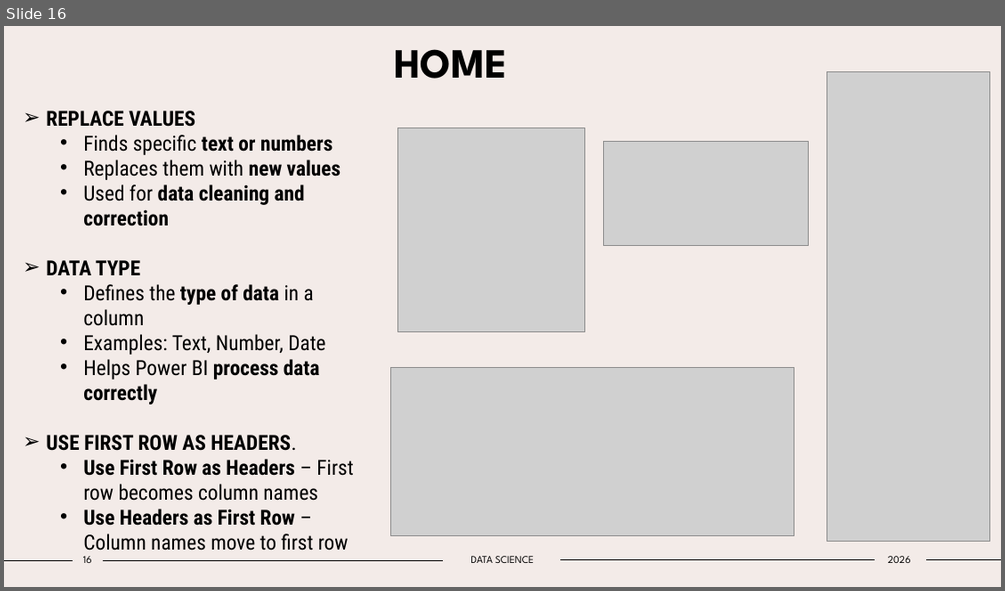
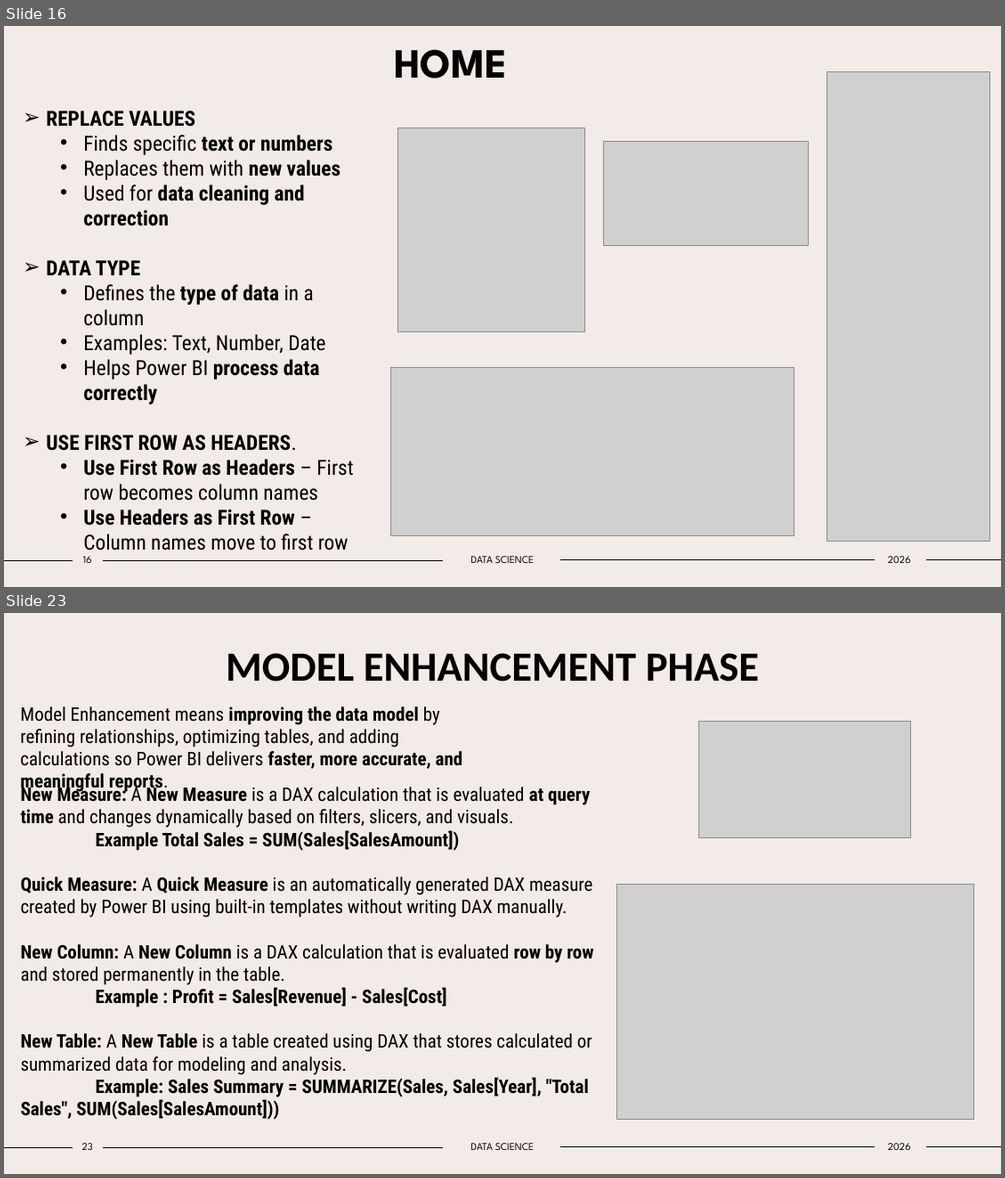
Before and after one commit to Tejas-Santosh-Nalawade/Data-Science-Internship, a slide deck: PPT/POWER_BI.pptx. Shown one above the other, each under a label of ours: slide 16 before the commit, slides 16 and 23 after it; the slides between them are not shown. The pictures are 1005x591 and 1005x1178 pixels, drawn with LibreOffice and Linux fonts; fonts in the diff are those of the drawing; grey boxes stand for pictures. Boxes give left, top, right and bottom in pixels: in the first picture for what was removed or moved away, otherwise in the second. Text is boxed around its words. In the diff, an @@ line names an element or a change of style, - is before the commit and + after.

Commit message:
Week 2 AND Week 3 work Data Modeling and DAX and Power BI

```diff
--- a/PPT/POWER_BI.pptx
+++ b/PPT/POWER_BI.pptx
@@ slide 23 added at (x1=4, y1=613, x2=1001, y2=1174), background #F3EBE8; not listed: 4 template elements that a slide beside it also shows @@
@@ title added at (x1=226, y1=653, x2=759, y2=682), 40 pt, text #000000, bold @@
+MODEL ENHANCEMENT PHASE
@@ text added at (x1=20, y1=706, x2=463, y2=794), 18 pt, text #000000 @@
+Model Enhancement means improving the data model by refining relationships, optimizing tables, and adding calculations so Power BI delivers faster, more accurate, and meaningful reports.
@@ picture added at (x1=699, y1=721, x2=911, y2=837) @@
@@ text added at (x1=21, y1=784, x2=593, y2=1119), 18 pt, text #000000 @@
+New Measure: A New Measure is a DAX calculation that is evaluated at query time and changes dynamically based on filters, slicers, and visuals.
+Example Total Sales = SUM(Sales[SalesAmount])
+Quick Measure: A Quick Measure is an automatically generated DAX measure created by Power BI using built-in templates without writing DAX manually.
+New Column: A New Column is a DAX calculation that is evaluated row by row and stored permanently in the table.
+Example : Profit = Sales[Revenue] - Sales[Cost]
+New Table: A New Table is a table created using DAX that stores calculated or summarized data for modeling and analysis.
+Example: Sales Summary = SUMMARIZE(Sales, Sales[Year], "Total Sales", SUM(Sales[SalesAmount]))
@@ picture added at (x1=616, y1=884, x2=974, y2=1119) @@
@@ page number added at (x1=82, y1=1143, x2=93, y2=1150), 10 pt, text #000000 @@
+23
@@ text added at (x1=471, y1=1143, x2=534, y2=1150), 10 pt, text #000000 @@
+DATA SCIENCE
@@ text added at (x1=888, y1=1143, x2=911, y2=1150), 10 pt, text #000000 @@
+2026
```
Also in this commit, not shown: 2 slides changed, 12 other slides added, 10 other files.
